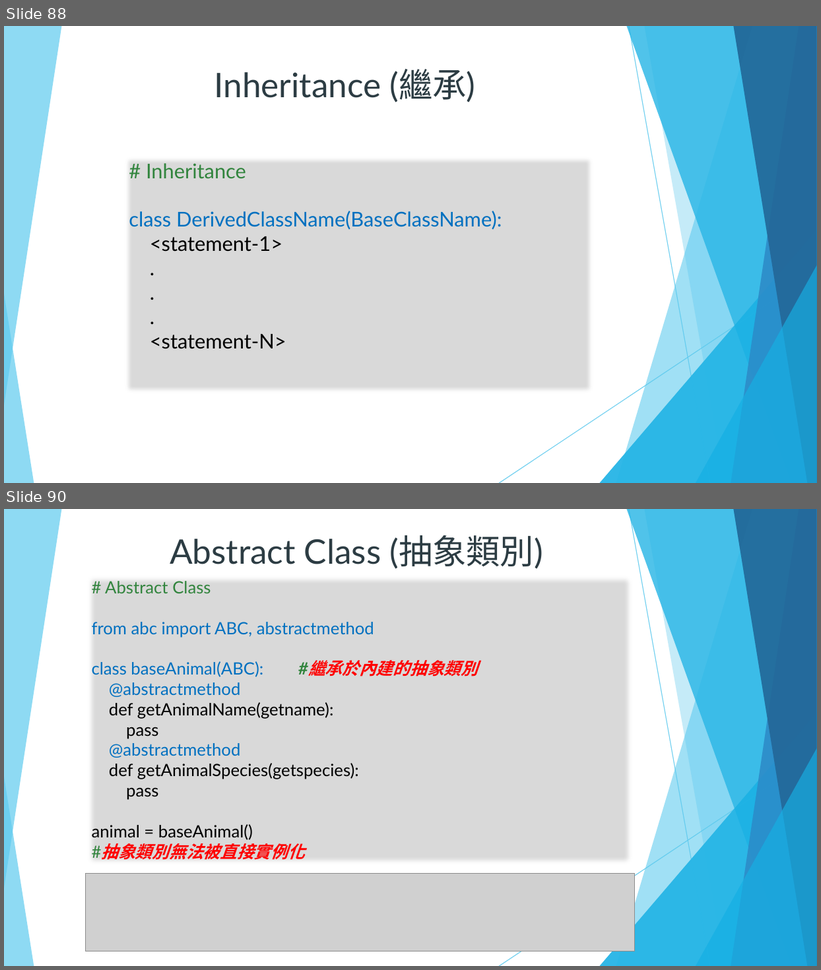
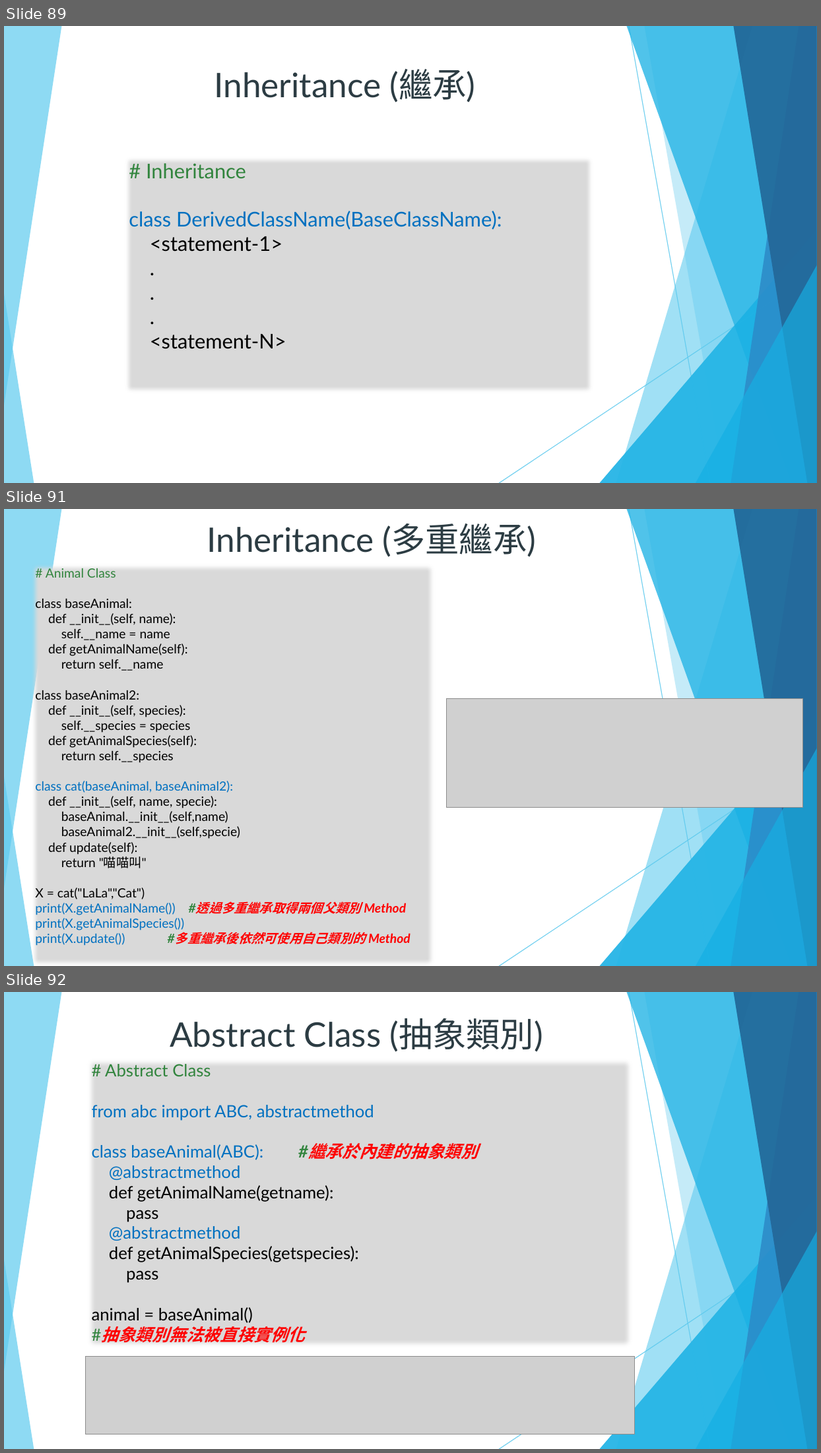
Before and after one commit to DavidChu0424/PythonIntroduction, a slide deck: Python Introduction.pptx. Shown one above the other, each under a label of ours: slides 88 and 90 before the commit, slides 89, 91 and 92 after it; the slides between them are not shown. The pictures are 821x970 and 821x1453 pixels, drawn with LibreOffice and Linux fonts; fonts in the diff are those of the drawing; grey boxes stand for pictures. Boxes give left, top, right and bottom in pixels: in the first picture for what was removed or moved away, otherwise in the second. Text is boxed around its words. In the diff, an @@ line names an element or a change of style, - is before the commit and + after.

```diff
--- a/Python Introduction.pptx
+++ b/Python Introduction.pptx
@@ slide 91 added at <box>4,509,817,966</box>, background #FFFFFF; not listed: 20 template elements that a slide beside it also shows @@
@@ text added at <box>207,524,536,557</box>, 40 pt, text #2C3C43 @@
+  Inheritance (多重繼承)
@@ text added at <box>35,566,411,946</box>, 15 pt, text #000000 @@
+# Animal Class
+class baseAnimal:
+def __init__(self, name):
+self.__name = name
+def getAnimalName(self):
+return self.__name
+class baseAnimal2:
+def __init__(self, species):
+self.__species = species
+def getAnimalSpecies(self):
+return self.__species
+class cat(baseAnimal, baseAnimal2):
+def __init__(self, name, specie):
+baseAnimal.__init__(self,name)
+baseAnimal2.__init__(self,specie)
+def update(self):
+return "喵喵叫"
+X = cat("LaLa","Cat")
+print(X.getAnimalName()) #透過多重繼承取得兩個父類別 Method
+print(X.getAnimalSpecies())
+print(X.update()) #多重繼承後依然可使用自己類別的 Method
@@ picture added at <box>447,698,803,808</box> @@
@@ what was slide 88 is now slide 89 @@
@@ what was slide 90 is now slide 92 @@
```
Also in this commit, not shown: 1 slide changed, 1 other slide added.
